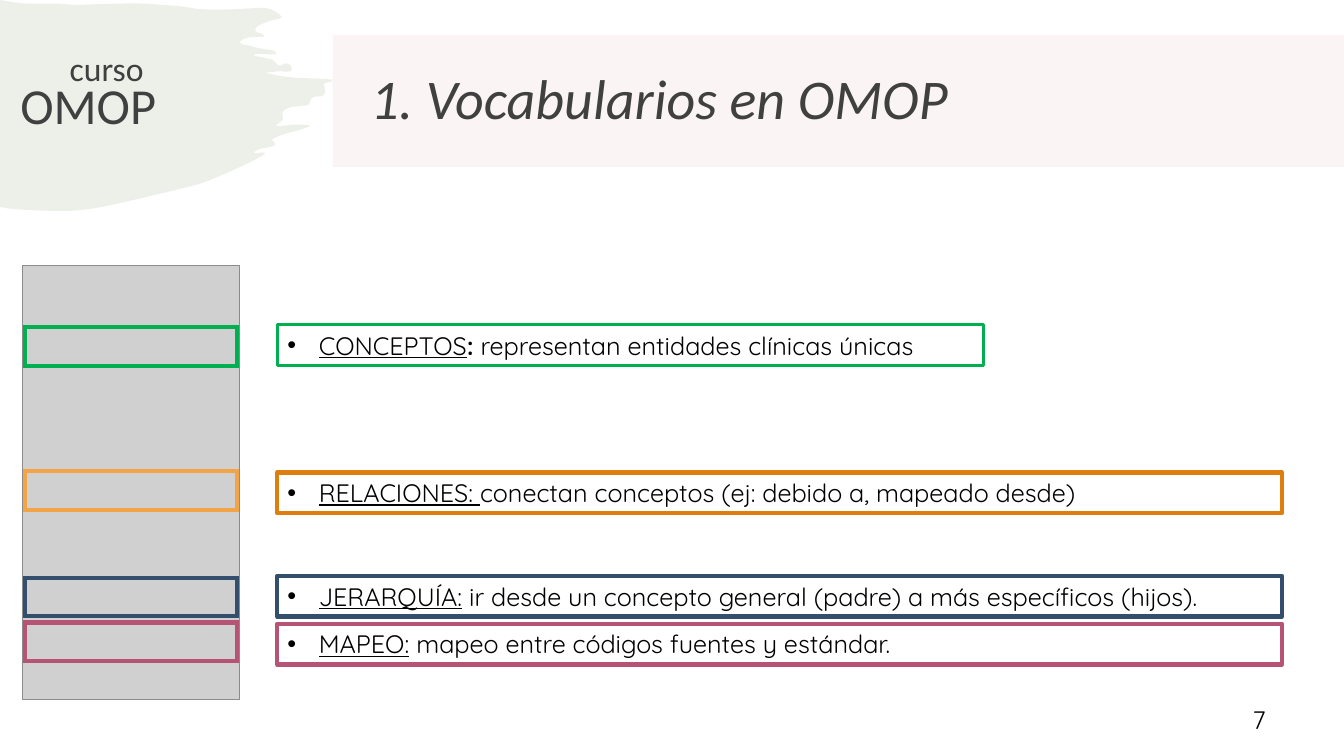
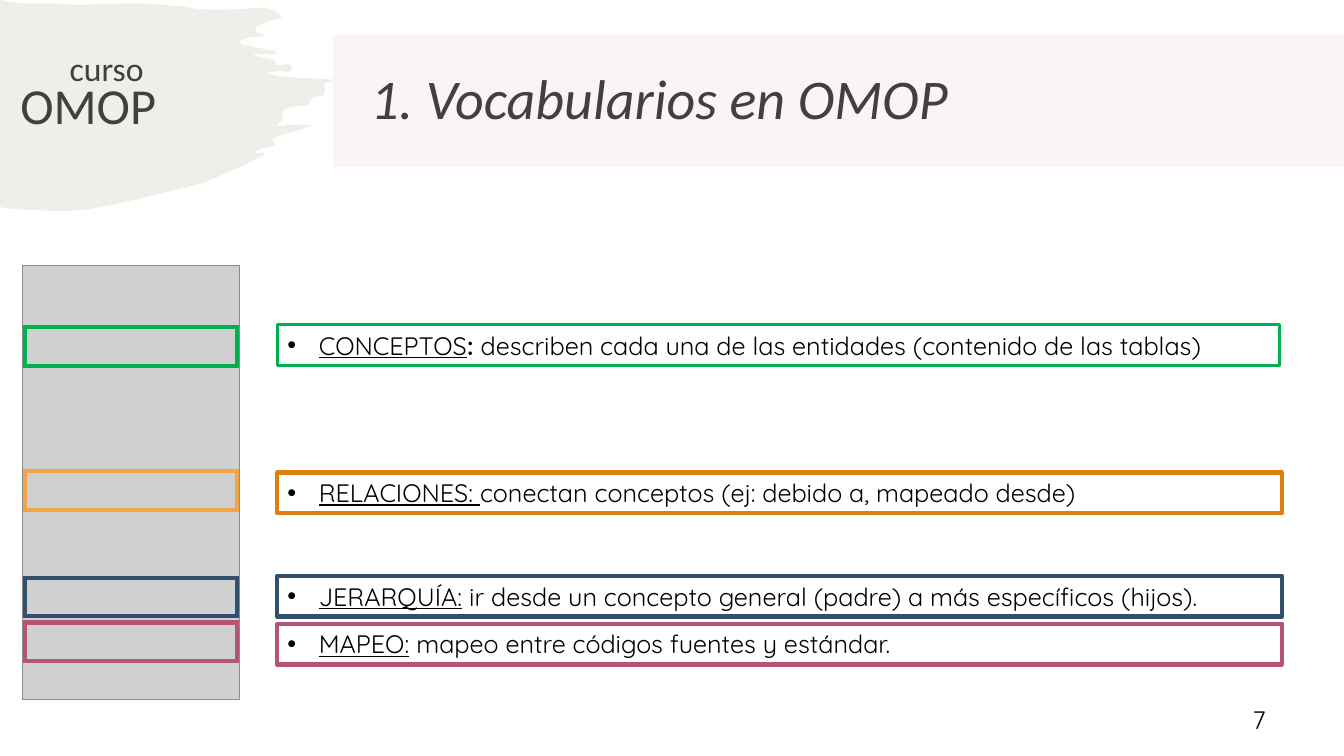
Before and after one commit to rwepi-idiapjgol/Curso_Introduccion_OMOP_2025, a slide deck: slide 7 of Dia2/CodeListGenerator/CodeListGenerator.pptx. Drawn at 1344x756 pixels with LibreOffice and Linux fonts; fonts in the diff are those of the drawing; grey boxes stand for pictures. Boxes give left, top, right and bottom in pixels: in the first picture for what was removed or moved away, otherwise in the second. Text is boxed around its words. In the diff, an @@ line names an element or a change of style, - is before the commit and + after.

```diff
--- a/Dia2/CodeListGenerator/CodeListGenerator.pptx
+++ b/Dia2/CodeListGenerator/CodeListGenerator.pptx
@@ rectangle "CONCEPTOS: describen cada una de ...": place and size @@
-rectangle "CONCEPTOS: describen cada una de ..." at box(277, 325, 984, 365)
+rectangle "CONCEPTOS: describen cada una de ..." at box(277, 325, 1279, 365)
@@ text in rectangle at box(319, 336, 1201, 360): text changed @@
-• CONCEPTOS: representan entidades clínicas únicas
+• CONCEPTOS: describen cada una de las entidades (contenido de las tablas)
```
Also in this commit, not shown: 20 other slides changed, 1 slide added, 1 slide removed, 1 other file.
